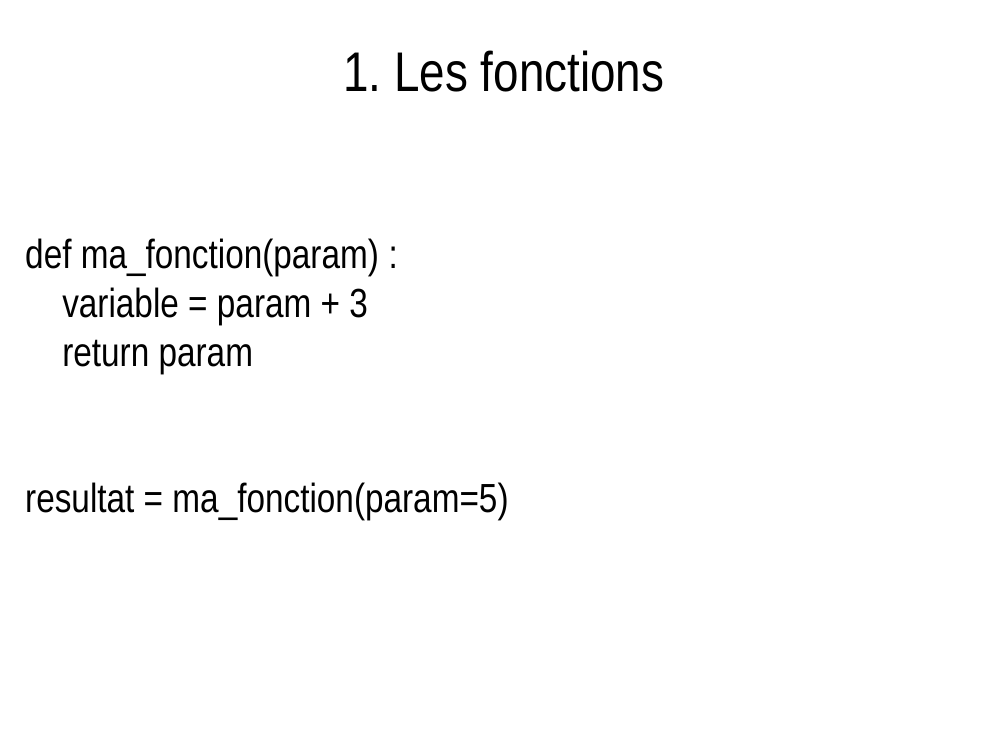
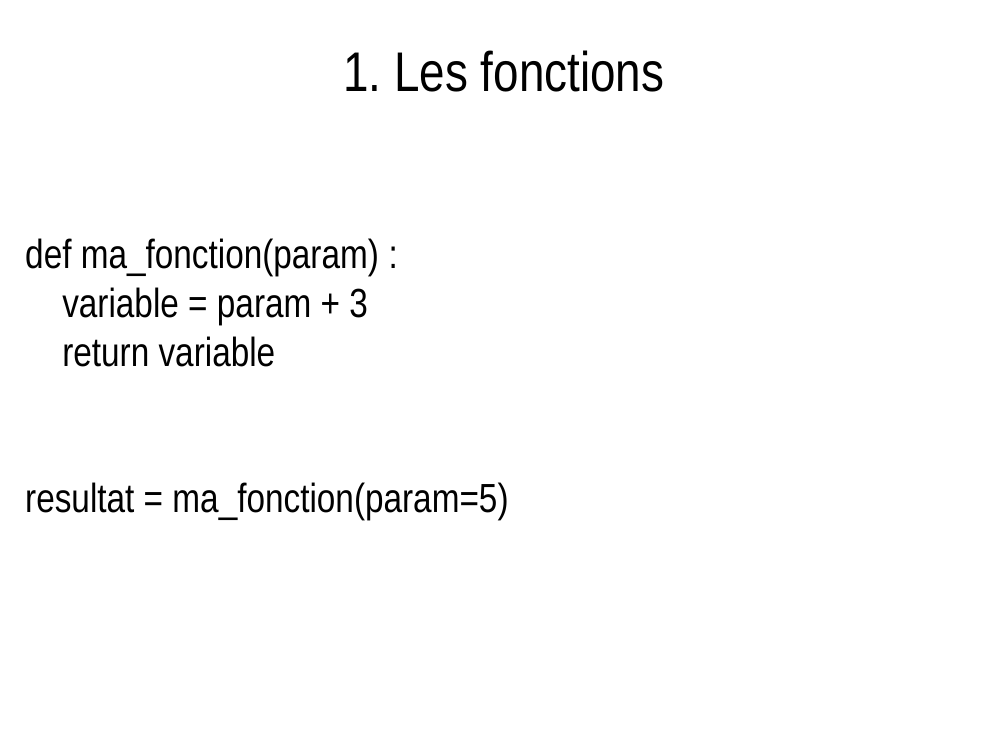
Before and after one commit to Preethi30S/intro-info, a slide deck: slide 22 of 1_structures_de_donnees.odp. Drawn at 1008x756 pixels with LibreOffice and Linux fonts; fonts in the diff are those of the drawing. Boxes give left, top, right and bottom in pixels: in the first picture for what was removed or moved away, otherwise in the second. Text is boxed around its words. In the diff, an @@ line names an element or a change of style, - is before the commit and + after.

```diff
--- a/1_structures_de_donnees.odp
+++ b/1_structures_de_donnees.odp
@@ title at [25, 238, 508, 520]: text changed @@
-def ma_fonction(param) :
-variable = param + 3
-return param
-resultat = ma_fonction(param=5)
+def ma_fonction(param) :
+variable = param + 3
+return variable
+resultat = ma_fonction(param=5)
```
Also in this commit, not shown: 1 other slide changed, 4 other files.
